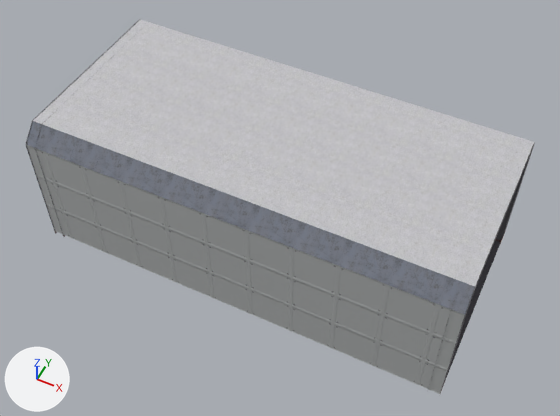
One commit to the FBX model data/models/starship_section.FBX: the scene before it, then after it.
Both versions are drawn from a 50 mm camera at (0.0688, -0.1378, 0.161) aimed at (0.0017, -0.0036, -0.0067). Every picture has the same lights, and +X, +Y and +Z are marked at lower left. Where no turn or scale is listed for an object, it has been applied to the vertices.

Script lines for the objects in view, before the commit:
```python
me_mesh = bpy.data.meshes.new('Mesh')
me_mesh.from_pydata(...)  # 1128 vertices, 1158 faces; spans x -0.062..0.0618, y -0.0311..0.0311, z -0.0332..0.0197
me_mesh.materials.append(mat_material__88)
me_mesh.materials.append(mat_material__161)  # picture img_mesh_png
me_mesh.materials.append(mat_material__162)  # picture img_stripes_jpg
me_mesh.materials.append(mat_material__289)
me_mesh.materials.append(mat_material__25)
me_mesh.materials.append(mat_material__37)
me_mesh.materials.append(mat_material__76)
me_mesh.materials.append(mat_material__148)  # picture img_metal_bare_white_jpg
me_mesh.materials.append(mat_material__291)
me_mesh.materials.append(mat_no_name)
ob_tonnel = bpy.data.objects.new('Tonnel', me_mesh)
ob_tonnel.location = (0.0, 0.0, 0.0)
```
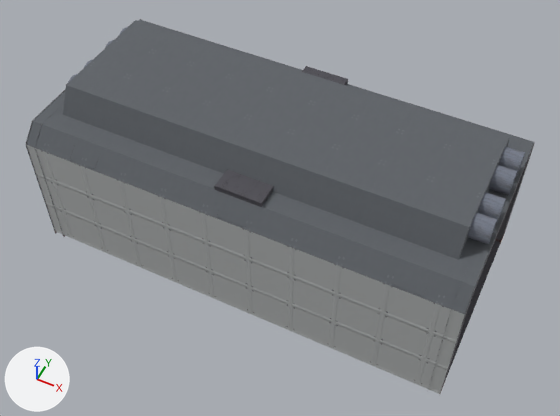
Pixel boxes [x1, y1, x2, y2] of what changed, in the pictures (560 x 416 px):
part 1 of me_mesh, added: after [119, 27, 525, 176]
part 2 of me_mesh, added: after [105, 40, 517, 195]
part 3 of me_mesh, added: after [84, 60, 506, 223]
part 4 of me_mesh, added: after [68, 74, 497, 244]
part 5 of me_mesh, built on: [33, 20, 534, 286] in both
part 6 of me_mesh, added: after [214, 66, 348, 207]
part 7 of me_mesh, recoloured: [26, 121, 475, 314] in both

The change, as a diff of the scene's bpy script:
```diff
--- a/data/models/starship_section.FBX.py
+++ b/data/models/starship_section.FBX.py
@@ img_steelplate_base_color_png @@
+img_steelplate_base_color_png = load_image('SteelPlate_Base_Color.png', '../textures/SteelPlate_Base_Color.png', 1024, 1024, 'sRGB')
@@ img_steelplate_roughness_png @@
+img_steelplate_roughness_png = load_image('SteelPlate_Roughness.png', '../textures/SteelPlate_Roughness.png', 1024, 1024, 'Non-Color')
@@ img_steelplate_metallic_png @@
+img_steelplate_metallic_png = load_image('SteelPlate_Metallic.png', '../textures/SteelPlate_Metallic.png', 1024, 1024, 'sRGB')
@@ mat_material__349 @@
+mat_material__349 = bpy.data.materials.new('Material #349')
+# uses the picture img_steelplate_base_color_png
+# uses the picture img_steelplate_metallic_png
+# uses the picture img_steelplate_roughness_png
@@ me_mesh @@
 # used by ob_tonnel; location = (0.0, 0.0, 0.0)
 # verts and faces of me_mesh; kept vertices keep their numbers, new ones are numbered from 1128
-me_mesh.from_pydata(...)  # 1128 vertices, 1158 faces; spans x -0.062..0.0618, y -0.0311..0.0311, z -0.0332..0.0197
+me_mesh.from_pydata(...)  # 1224 vertices, 1264 faces; spans x -0.062..0.0618, y -0.0311..0.0311, z -0.0332..0.0271
+# me_mesh part 1: a new loose piece of 20 vertices spanning x -0.0573..0.0611, y 0.009..0.015, z 0.0204..0.0267, in mat_material__76
+# me_mesh part 2: a new loose piece of 20 vertices spanning x -0.0573..0.0611, y 0.0018..0.0078, z 0.0204..0.0267, in mat_material__76
+# me_mesh part 3: a new loose piece of 20 vertices spanning x -0.0573..0.0611, y -0.0084..-0.0024, z 0.0204..0.0267, in mat_material__76
+# me_mesh part 4: a new loose piece of 20 vertices spanning x -0.0573..0.0611, y -0.0156..-0.0096, z 0.0204..0.0267, in mat_material__76
+# me_mesh part 5
+# 2 faces are deleted
+# 8 vertices are added at x -0.0561..0.0561, y -0.0206..0.0206, z 0.0196..0.0271
+# 18 new faces join them, mat_material__349
+# me_mesh part 6
+verts[1136] = (-0.0051, -0.0264, 0.0194)  # pixel (214, 190)
+verts[1137] = (-0.0051, 0.0268, 0.0194)
+verts[1138] = (-0.0051, -0.0264, 0.0209)  # pixel (214, 185)
+verts[1139] = (-0.0051, 0.0268, 0.0209)  # pixel (306, 65)
+for new, old in zip([*range(1140, 1144)], [*range(1136, 1140)]): verts[new] = verts[old] + (0.0132, 0.0, 0.0)
+faces += [(1136, 1137, 1141), (1136, 1141, 1140), (1138, 1142, 1143), (1138, 1143, 1139), (1136, 1140, 1142), (1136, 1142, 1138)]  # mat_material__25
+faces += [(1140, 1141, 1143), (1140, 1143, 1142), (1136, 1138, 1137), (1137, 1138, 1139)]  # mat_material__25
+# me_mesh part 7: 4 faces spanning x -0.0618..0.0618, y -0.0309..0.0309, z 0.0146..0.0196 switch from mat_material__76 to mat_material__349
 me_mesh.materials.append(mat_material__88)
@@ me_mesh @@
 me_mesh.materials.append(mat_material__37)
-me_mesh.materials.append(mat_material__148)  # picture img_metal_bare_white_jpg
 me_mesh.materials.append(mat_material__291)
```
